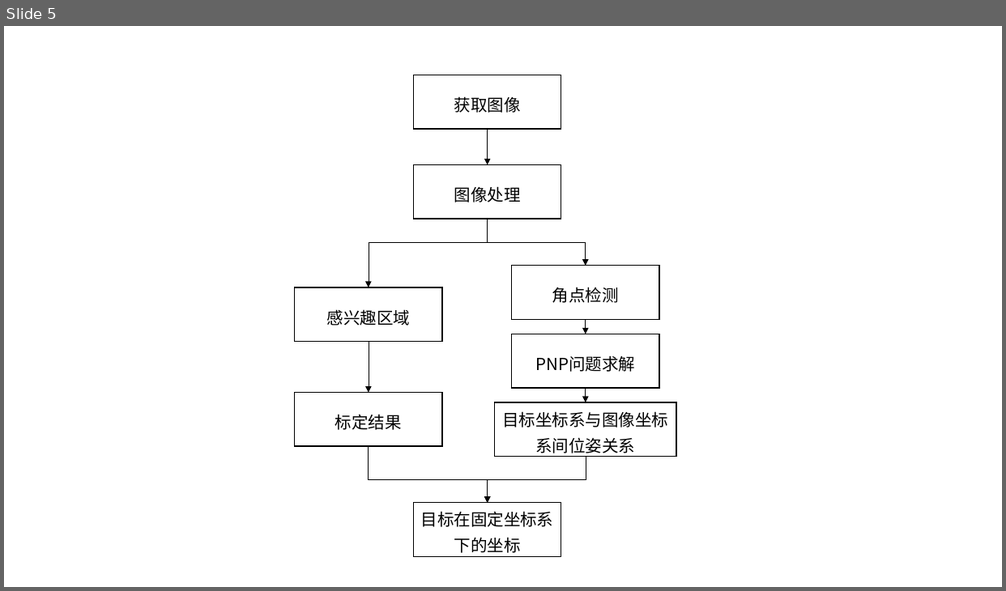
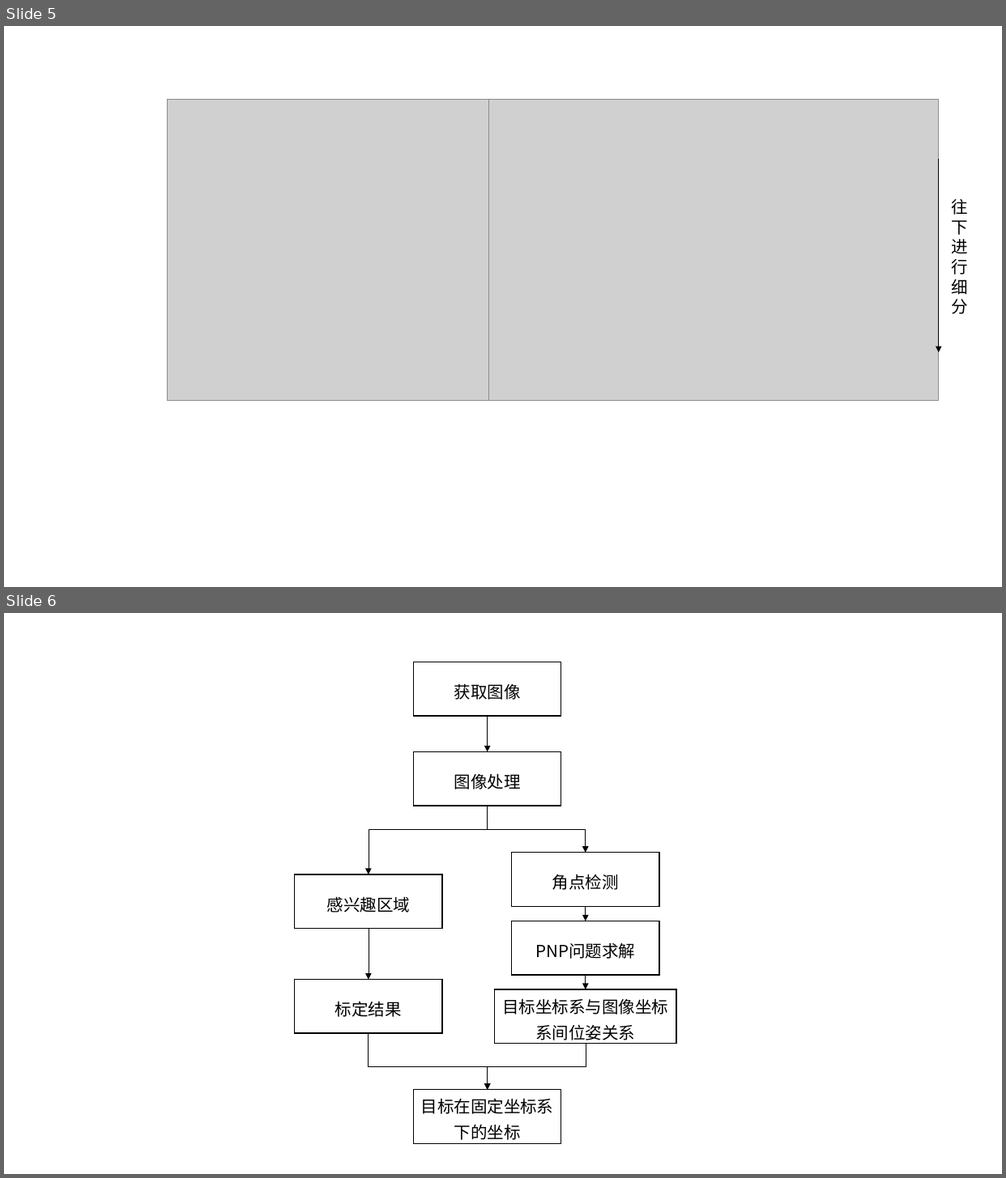
Before and after one commit to ghowoght/motion-planning, a slide deck: 框图.pptx. Shown one above the other, each under a label of ours: slide 5 before the commit, slides 5 and 6 after it. The pictures are 1006x591 and 1006x1178 pixels, drawn with LibreOffice and Linux fonts; fonts in the diff are those of the drawing; grey boxes stand for pictures. Boxes give left, top, right and bottom in pixels: in the first picture for what was removed or moved away, otherwise in the second. Text is boxed around its words. In the diff, an @@ line names an element or a change of style, - is before the commit and + after.

```diff
--- a/框图.pptx
+++ b/框图.pptx
@@ slide 5 added at bbox=[4, 26, 1002, 587], background #FFFFFF @@
@@ picture added at bbox=[167, 100, 489, 400] @@
@@ picture added at bbox=[489, 100, 939, 400] @@
@@ arrow added from (939, 160) to (939, 352), #000000 0.5 pt @@
@@ text added at bbox=[952, 199, 969, 314], 16 pt, text #000000 @@
+往
+下
+进
+行
+细
+分
@@ what was slide 5 is now slide 6 @@
```
Also in this commit, not shown: 7 other files.
